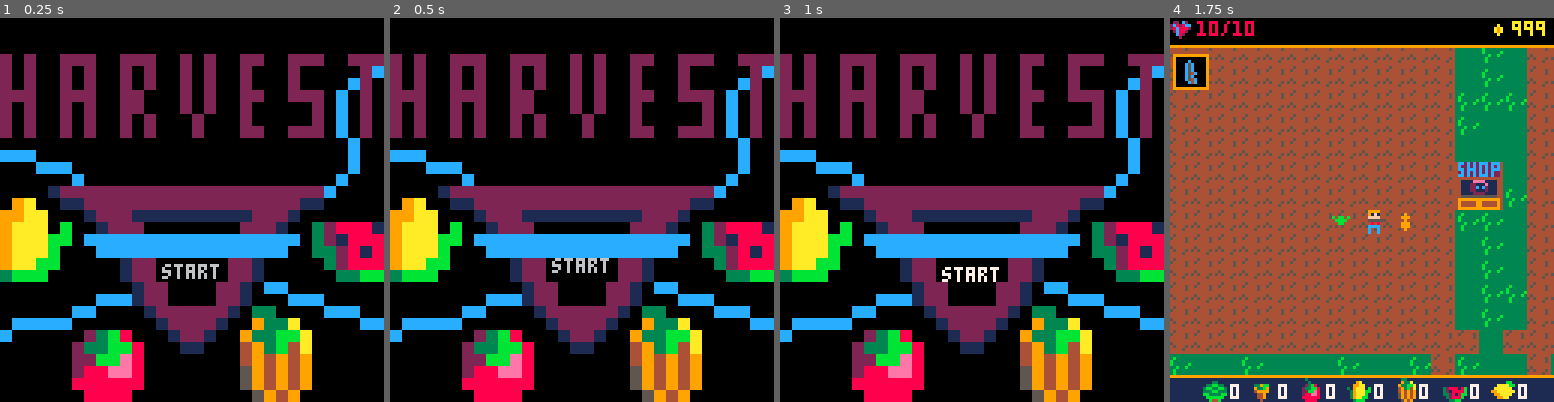
Above: before the commit, frames 1-4 (left to right).
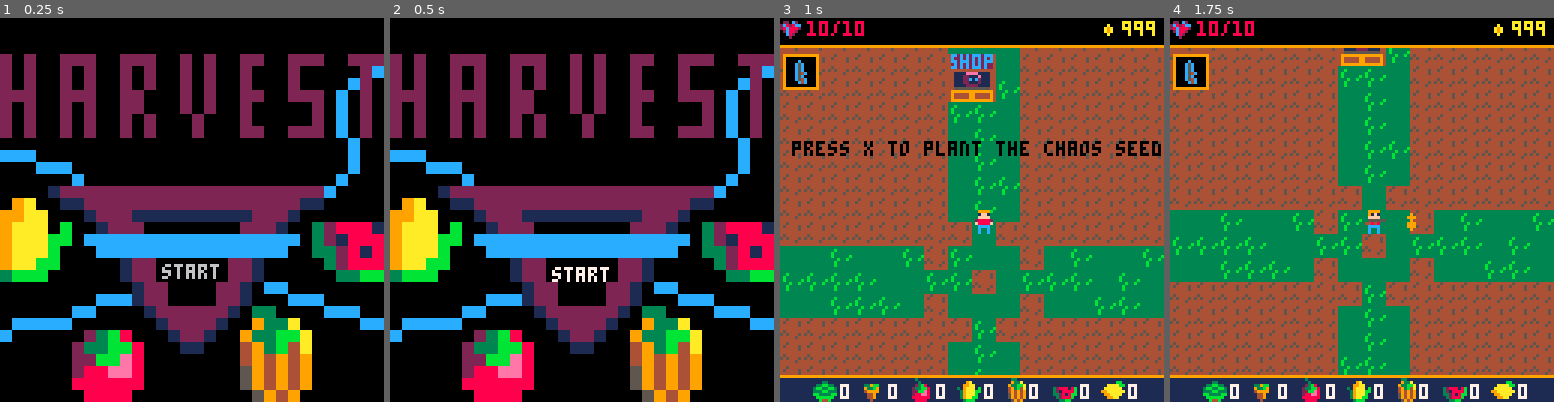
Above: after the commit, the same moments.

Repository: alexjbusch/GameJam2020
Game: PICO-8 cartridge GMTK-GameJam2020-Game/necrofarmicon.p8
Two runs of this game, one before a commit and one after it. Both use one fixed random seed, a clock stepped at 60 frames per second and the inputs below.
Inputs:
- Up to frame 1 (0.25 s): no input
- Up to frame 2 (0.5 s): tap X (X key) at 0.33 s
- Up to frame 3 (1 s): tap O (Z key) at 0.7 s
- Up to frame 4 (1.75 s): tap X (X key) at 1.07 s; hold Right from 1.6 s (still down); tap O (Z key) at 1.7 s

Frame 1 is identical in both runs. In frame 2, 0.5% of the frame differs, in the area x 42-58%, y 62-69%; in frame 3, 91%, in the area x 0-100%, y 0-100%; in frame 4, 49%.

Commit message:
added basic cutscene

Diff:
--- a/GMTK-GameJam2020-Game/necrofarmicon.p8
+++ b/GMTK-GameJam2020-Game/necrofarmicon.p8
@@ -38,6 +38,7 @@
  --test code
  --mset(corr_seed_pos.x/8,corr_seed_pos.y/8,132)
  scene="title"
+ cutscene=false
  player.hp=10
  --create_enemy(75,55,"pumpkin",player)
  for b in all(enemies) do
@@ -71,8 +72,9 @@
   if begin==false then
    title.y = title.y+0.1*sin(title.timer)
    title.timer+=0.0125
-   if (btnp(4)) then
+   if (btnp(4))or btnp(❎) then
     begin=true
+    cutscene=true
     title.timer=0
    end
   else
@@ -84,7 +86,7 @@
   end
  end
  if scene == "game" then
-  player:update()
+  --player:update()
   for b in all(plants) do
    b:update()
   end
@@ -92,7 +94,14 @@
    b:update()
   end
   if scene == "game" then
-   player:update()
+   if cutscene == false then
+    player:update()
+   else
+    if btnp(❎) then
+     cutscene=false
+    end
+   end
+
    cam_offset=set_camera_offset()
    ui_layer:update()
    for b in all(plants) do
@@ -163,7 +172,13 @@
   end
   player:draw()
   ui_layer:draw()
+ if cutscene  then
+  print("press x to plant the chaos seed",player.x-60,player.y-23)
+ end
+  else
   --?player.shotgun_cooldown,player.x,player.y-8,0
+
+
  end
  if scene == "over" then
   if exploded then
@@ -401,8 +416,8 @@
 player_dash_dn = make_anim(2,{38,39})
 
 player = {
-x=64,
-y=64,
+x=120,
+y=100,
 w=8,
 h=8,
 fx=false,
@@ -411,7 +426,7 @@
 hp=1,
 speed=0.6,
 sprite=0,
-direction="right",
+direction="down",
 item="shotgun",
 seed="lettuce",
 harvested={lettuce=0,carrot=0,tomato=0,corn=0,melon=0,pumpkin=0,lemon=0},
